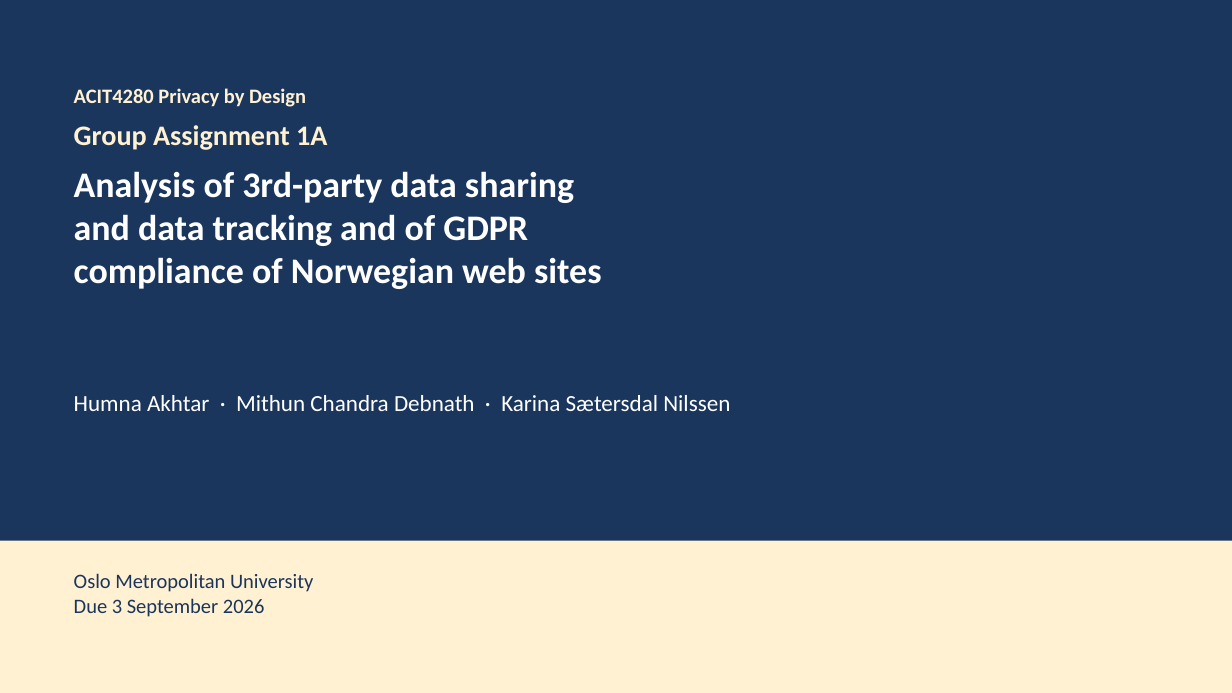
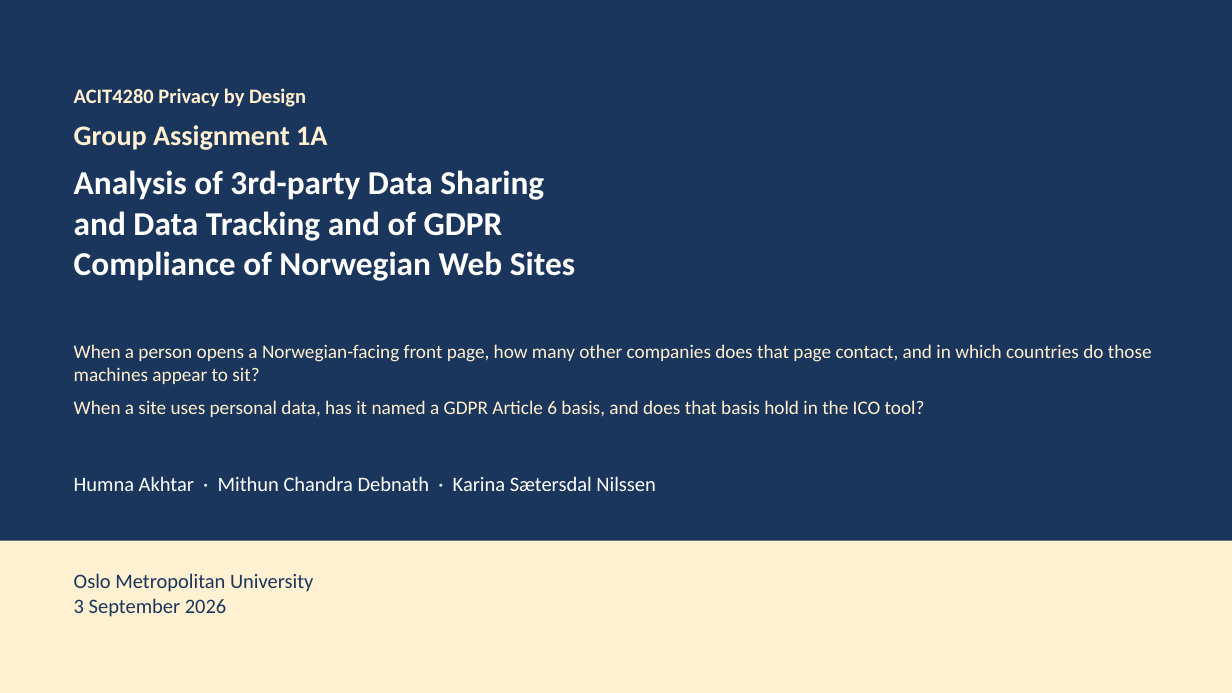
Before and after one commit to kasa031/Bacheloroppgave, a slide deck: slide 1 of ACIT4280_1A_presentation.pptx. Drawn at 1232x693 pixels with LibreOffice and Linux fonts; fonts in the diff are those of the drawing. Boxes give left, top, right and bottom in pixels: in the first picture for what was removed or moved away, otherwise in the second. Text is boxed around its words. In the diff, an @@ line names an element or a change of style, - is before the commit and + after.

```diff
--- a/ACIT4280_1A_presentation.pptx
+++ b/ACIT4280_1A_presentation.pptx
@@ text at bbox=[74, 170, 575, 281]: text changed; size 28 to 26 pt @@
-Analysis of 3rd-party data sharing
-and data tracking and of GDPR
-compliance of Norwegian web sites
+Analysis of 3rd-party Data Sharing
+and Data Tracking and of GDPR
+Compliance of Norwegian Web Sites
@@ text added at bbox=[74, 344, 1152, 417], 15 pt, text #FFF1D1 @@
+When a person opens a Norwegian-facing front page, how many other companies does that page contact, and in which countries do those machines appear to sit?
+When a site uses personal data, has it named a GDPR Article 6 basis, and does that basis hold in the ICO tool?
@@ text "Humna Akhtar · Mithun Chandra ...": place and size @@
-text "Humna Akhtar · Mithun Chandra ..." at bbox=[74, 395, 730, 411]
+text "Humna Akhtar · Mithun Chandra ..." at bbox=[74, 476, 656, 491]
@@ text "Humna Akhtar · Mithun Chandra ..." at bbox=[74, 476, 656, 491]: size 18 to 16 pt @@
@@ text at bbox=[74, 573, 313, 617]: text changed @@
-Oslo Metropolitan University
-Due 3 September 2026
+Oslo Metropolitan University
+3 September 2026
```
Also in this commit, not shown: 13 other slides changed, 2 slides removed, 4 other files.
